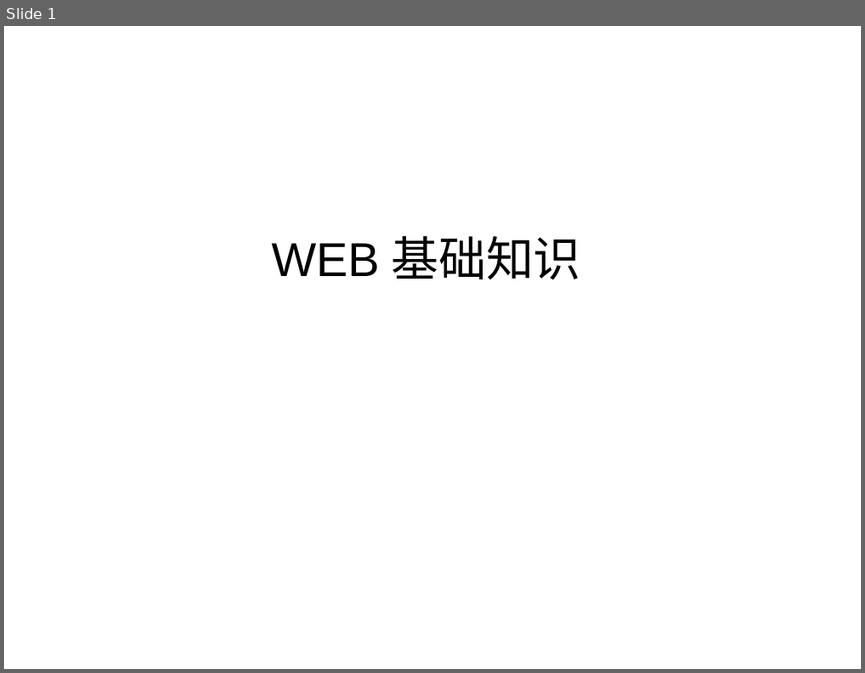
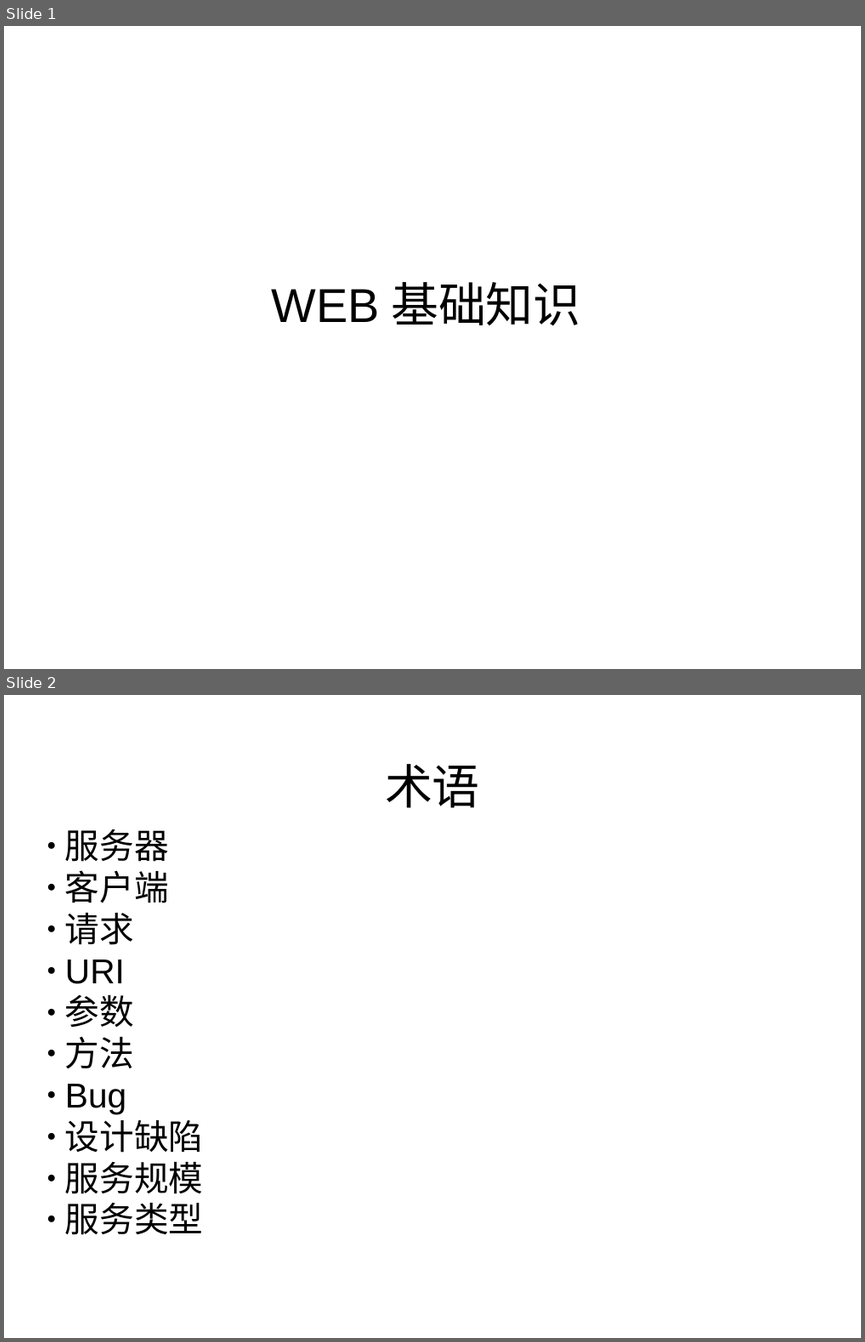
Before and after one commit to morro-wind/share, a slide deck: WEBterms/WEB-Terms.odp. Shown one above the other, each under a label of ours: slide 1 before the commit, slides 1 and 2 after it. The pictures are 865x673 and 865x1342 pixels, drawn with LibreOffice and Linux fonts; fonts in the diff are those of the drawing. Boxes give left, top, right and bottom in pixels: in the first picture for what was removed or moved away, otherwise in the second. Text is boxed around its words. In the diff, an @@ line names an element or a change of style, - is before the commit and + after.

```diff
--- a/WEBterms/WEB-Terms.odp
+++ b/WEBterms/WEB-Terms.odp
@@ slide 2 added at [4, 695, 861, 1338], background #FFFFFF @@
@@ title added at [385, 764, 480, 808], 44 pt, text #000000 @@
+术语
@@ subtitle added at [65, 829, 204, 1235], 32 pt, text #000000 @@
+● 服务器
+● 客户端
+● 请求
+● URI
+● 参数
+● 方法
+● Bug
+● 设计缺陷
+● 服务规模
+● 服务类型
@@ slide 1 changed as well @@
@@ title "WEB基础知识": place and size @@
-title "WEB基础知识" at [41, 204, 812, 311]
+title "WEB基础知识" at [41, 250, 812, 357]
```
Also in this commit, not shown: 2 other slides changed, 5 other slides added.
